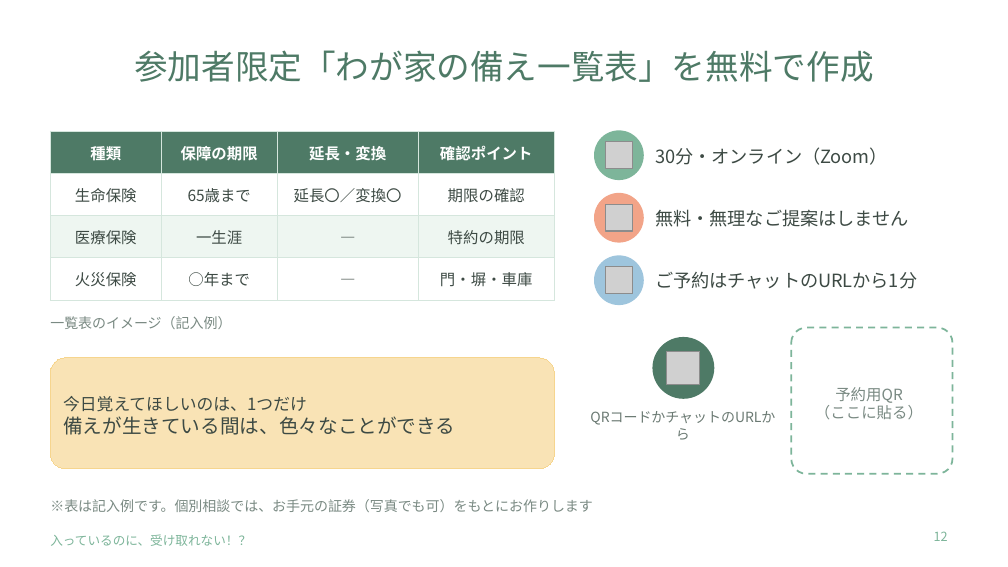
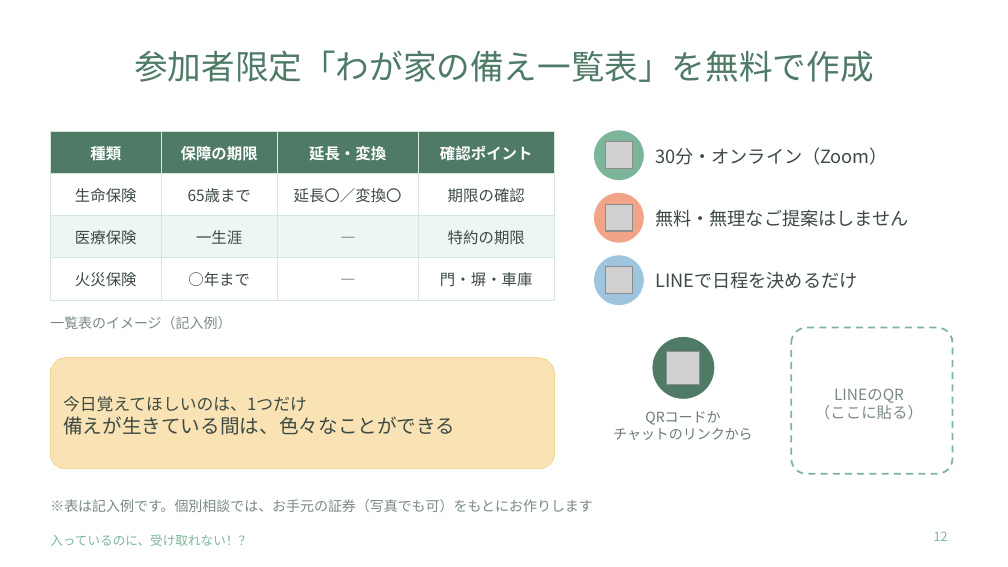
Before and after one commit to onohome403-ops/FP-onoken, a slide deck: slide 12 of セミナー資料/1127ミニセミナー_入っているのに受け取れない.pptx. Drawn at 1008x567 pixels with LibreOffice and Linux fonts; fonts in the diff are those of the drawing; grey boxes stand for pictures. Boxes give left, top, right and bottom in pixels: in the first picture for what was removed or moved away, otherwise in the second. Text is boxed around its words. In the diff, an @@ line names an element or a change of style, - is before the commit and + after.

```diff
--- a/セミナー資料/1127ミニセミナー_入っているのに受け取れない.pptx
+++ b/セミナー資料/1127ミニセミナー_入っているのに受け取れない.pptx
@@ text at (655,271,857,289): text changed @@
-ご予約はチャットのURLから1分
+LINEで日程を決めるだけ
@@ text in rounded rectangle at (834,388,904,403): text changed @@
-予約用QR
+LINEのQR
@@ text at (613,411,752,440): text changed @@
-QRコードかチャットのURLから
+QRコードか
+チャットのリンクから
```
Also in this commit, not shown: 2 other files.
